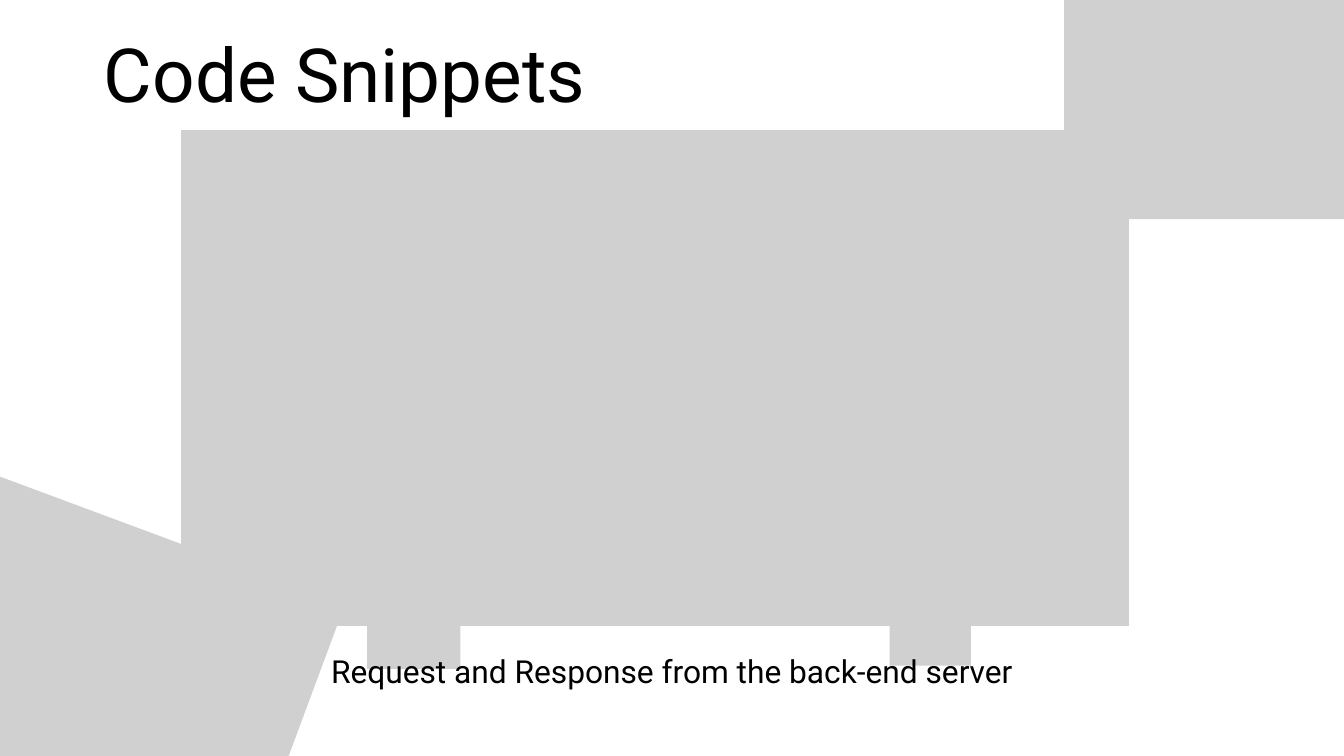
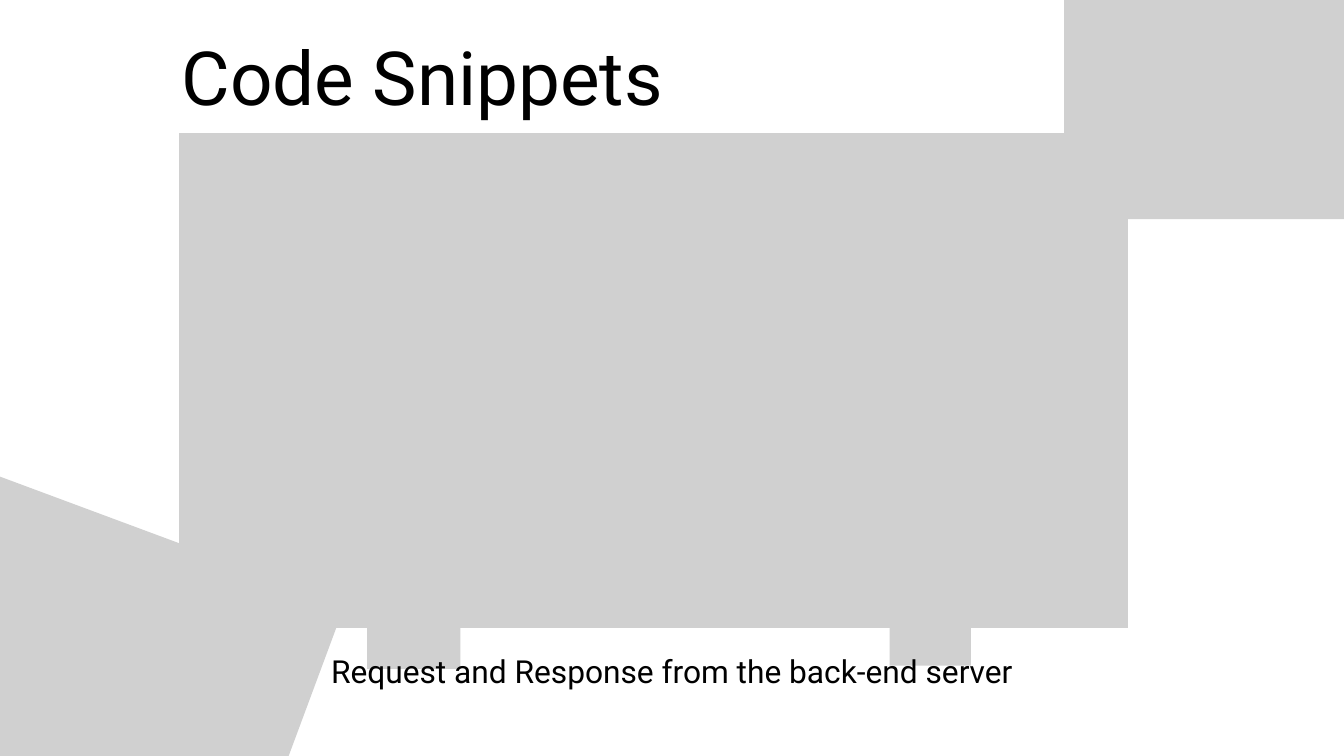
Before and after one commit to AvirupRay/Hotel-Recommendations-Based-on-Customer-Feedback, a slide deck: slide 7 of documents/HotelFinder.pptx. Drawn at 1344x756 pixels with LibreOffice and Linux fonts; fonts in the diff are those of the drawing; grey boxes stand for pictures; background and template pictures are left out. Boxes give left, top, right and bottom in pixels: in the first picture for what was removed or moved away, otherwise in the second. Text is boxed around its words. In the diff, an @@ line names an element or a change of style, - is before the commit and + after.

```diff
--- a/documents/HotelFinder.pptx
+++ b/documents/HotelFinder.pptx
@@ text "Code Snippets" moved from (x1=104, y1=46, x2=585, y2=118) to (x1=182, y1=49, x2=663, y2=121) @@
@@ picture at (x1=179, y1=133, x2=1128, y2=628): outline redrawn @@
```
Also in this commit, not shown: 4 other slides changed, 1 slide added, 13 other files.
